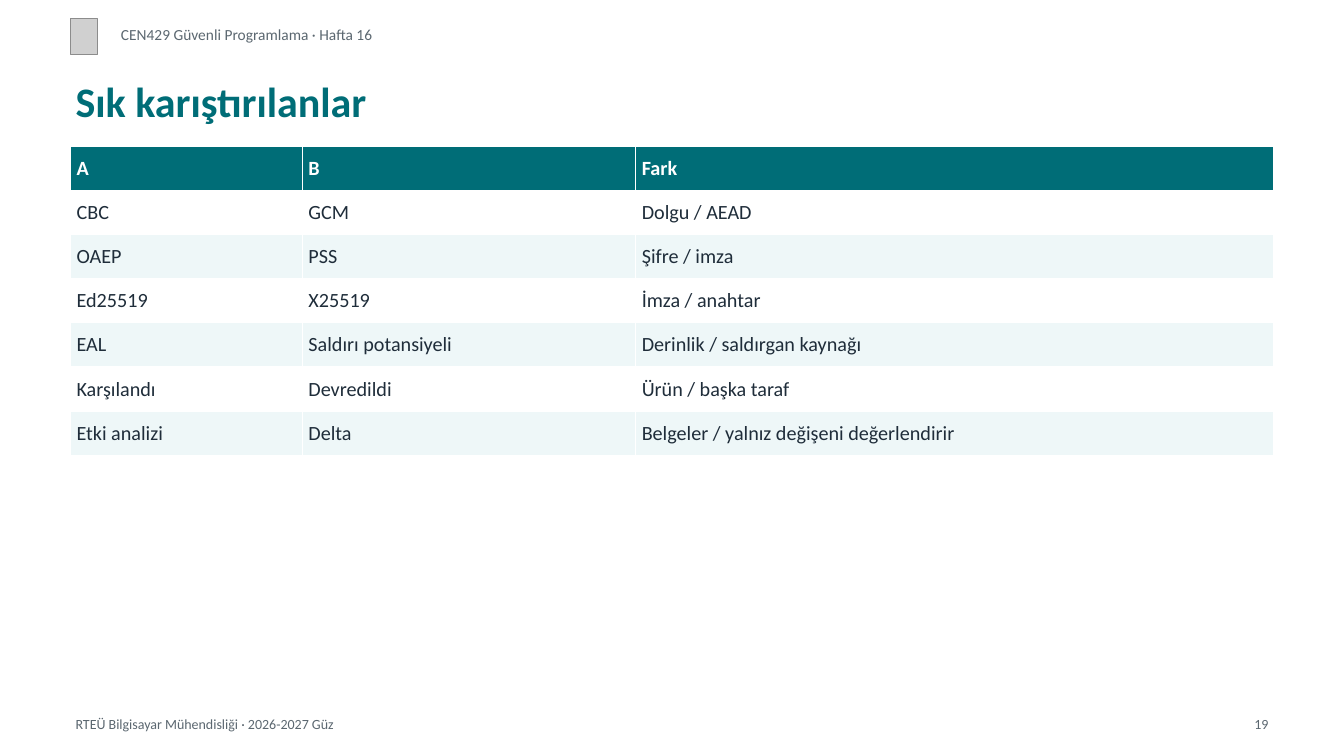
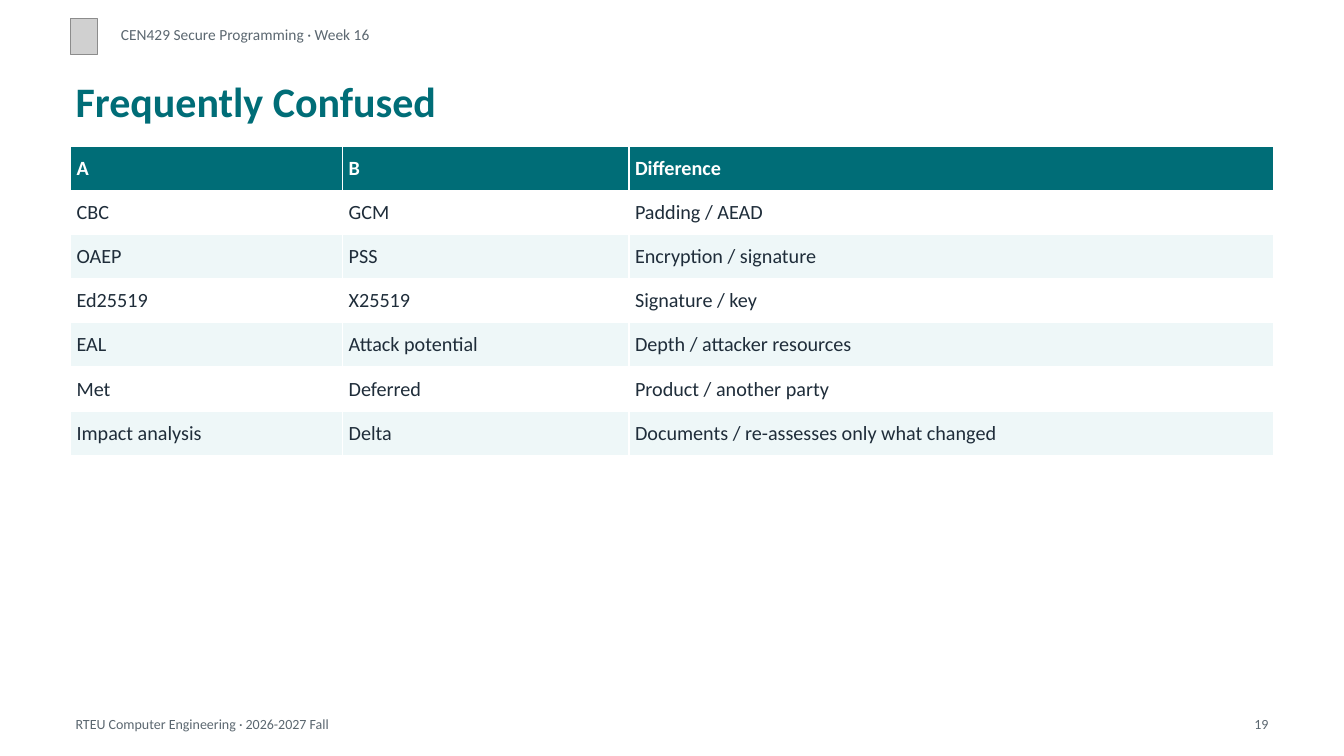
Before and after one commit to ucoruh/cen429-secure-programming, a slide deck: slide 19 of docs/week-16/cen429-week-16-sunum.en.pptx. Drawn at 1344x756 pixels with LibreOffice and Linux fonts; fonts in the diff are those of the drawing; grey boxes stand for pictures. Boxes give left, top, right and bottom in pixels: in the first picture for what was removed or moved away, otherwise in the second. Text is boxed around its words. In the diff, an @@ line names an element or a change of style, - is before the commit and + after.

```diff
--- a/docs/week-16/cen429-week-16-sunum.en.pptx
+++ b/docs/week-16/cen429-week-16-sunum.en.pptx
@@ text at <box>121,29,370,43</box>: text changed @@
-CEN429 Güvenli Programlama · Hafta 16
+CEN429 Secure Programming · Week 16
@@ text at <box>76,87,436,124</box>: text changed @@
-Sık karıştırılanlar
+Frequently Confused
@@ table at <box>71,146,1273,456</box> @@
-row 1, column 3: Fark
+row 1, column 3: Difference
-row 2, column 3: Dolgu / AEAD
+row 2, column 3: Padding / AEAD
-row 3, column 3: Şifre / imza
+row 3, column 3: Encryption / signature
-row 4, column 3: İmza / anahtar
+row 4, column 3: Signature / key
-row 5, column 2: Saldırı potansiyeli
+row 5, column 2: Attack potential
-row 5, column 3: Derinlik / saldırgan kaynağı
+row 5, column 3: Depth / attacker resources
-row 6: Karşılandı | Devredildi | Ürün / başka taraf
+row 6: Met | Deferred | Product / another party
-row 7, column 1: Etki analizi
+row 7, column 1: Impact analysis
-row 7, column 3: Belgeler / yalnız değişeni değerlendirir
+row 7, column 3: Documents / re-assesses only what changed
@@ text at <box>76,719,329,732</box>: text changed @@
-RTEÜ Bilgisayar Mühendisliği · 2026-2027 Güz
+RTEU Computer Engineering · 2026-2027 Fall
```
Also in this commit, not shown: 19 other slides changed, 11 slides added, 11 slides removed, 15 other files.
